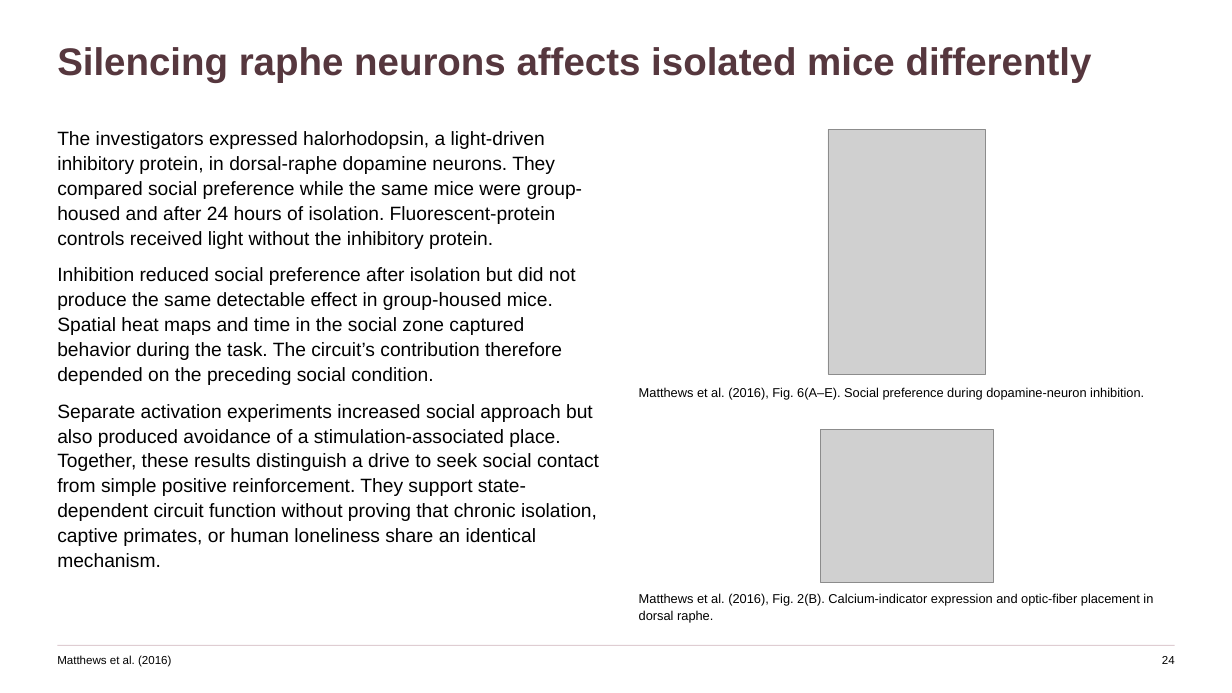
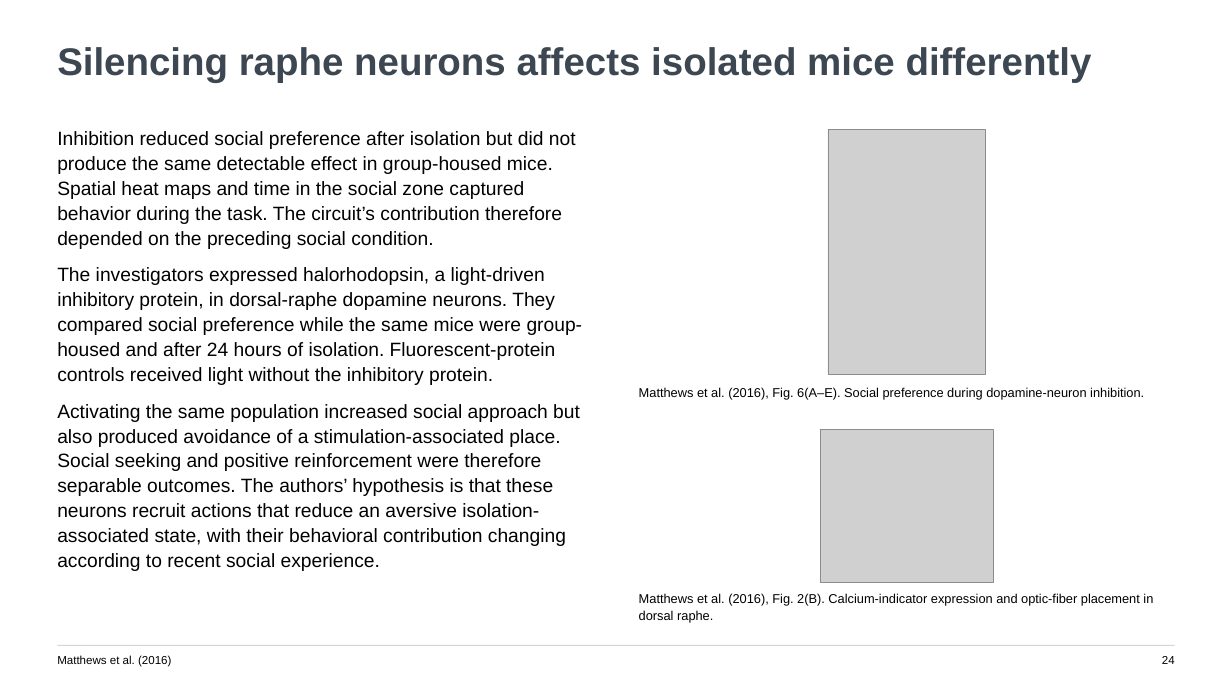
Before and after one commit to jordanxxlopez/NEUROETHOLOGY, a slide deck: slide 24 of lectures/L53/Neuroethology_Lecture53_FA2026.pptx. Drawn at 1232x693 pixels with LibreOffice and Linux fonts; fonts in the diff are those of the drawing; grey boxes stand for pictures. Boxes give left, top, right and bottom in pixels: in the first picture for what was removed or moved away, otherwise in the second. Text is boxed around its words. In the diff, an @@ line names an element or a change of style, - is before the commit and + after.

Commit message:
Revise Lecture 53 with teaching-focused paragraphs and new theme

```diff
--- a/lectures/L53/Neuroethology_Lecture53_FA2026.pptx
+++ b/lectures/L53/Neuroethology_Lecture53_FA2026.pptx
@@ text "Silencing raphe neurons affects isolated ..." at (57,47,1092,83): text colour #56373E to #3C4752 @@
@@ text at (57,131,576,249): paragraph added @@
+Inhibition reduced social preference after isolation but did not produce the same detectable effect in group-housed mice. Spatial heat maps and time in the social zone captured behavior during the task. The circuit’s contribution therefore depended on the preceding social condition.
@@ text at (57,404,580,571): text changed @@
-Inhibition reduced social preference after isolation but did not produce the same detectable effect in group-housed mice. Spatial heat maps and time in the social zone captured behavior during the task. The circuit’s contribution therefore depended on the preceding social condition.
-Separate activation experiments increased social approach but also produced avoidance of a stimulation-associated place. Together, these results distinguish a drive to seek social contact from simple positive reinforcement. They support state-dependent circuit function without proving that chronic isolation, captive primates, or human loneliness share an identical mechanism.
+Activating the same population increased social approach but also produced avoidance of a stimulation-associated place. Social seeking and positive reinforcement were therefore separable outcomes. The authors’ hypothesis is that these neurons recruit actions that reduce an aversive isolation-associated state, with their behavioral contribution changing according to recent social experience.
@@ rectangle at (57,645,1175,646): fill #DFCDD2 to #D0D6DC @@
```
Also in this commit, not shown: 45 other slides changed, 7 other files.
